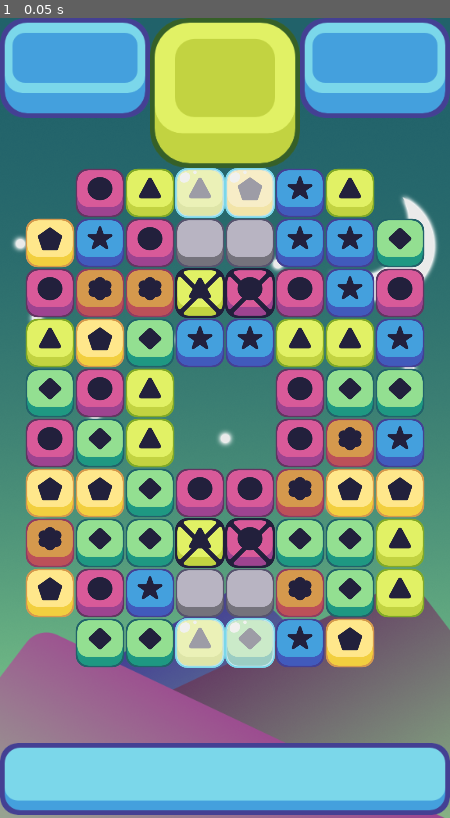
Above: before the commit, frame 1.
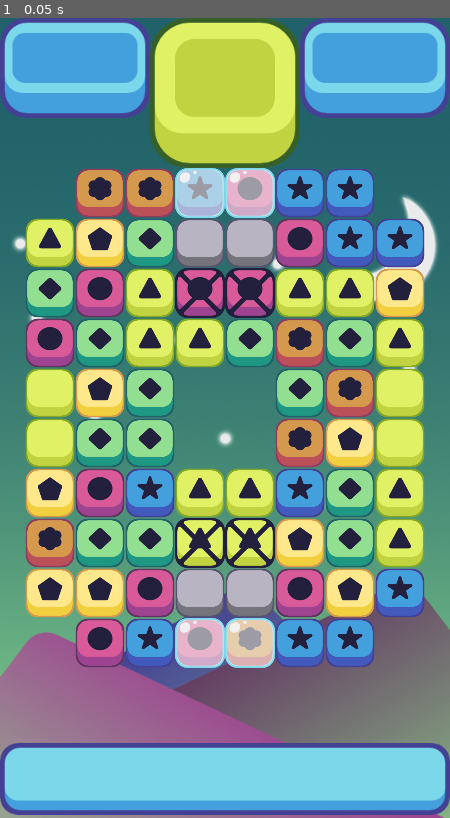
Above: after the commit, the same moment.

Repository: Akr1/match3
Game: Godot game, scene res://scenes/game_window.tscn
Same seed, same stepped clock (60 frames per second), same inputs: the game is played once before the commit and once after it.
Inputs:
- Up to frame 1 (0.05 s): no input

The runs differ from the first frame. In frame 1, 29% of the frame differs, in the area x 5-95%, y 18-82%.

Commit message:
Started slime piece implementation

Diff:
--- a/scenes/game_window.tscn
+++ b/scenes/game_window.tscn
@@ -7,6 +7,7 @@
 [ext_resource path="res://scripts/ice_holder.gd" type="Script" id=5]
 [ext_resource path="res://scripts/lock_holder.gd" type="Script" id=6]
 [ext_resource path="res://scripts/concrete_holder.gd" type="Script" id=7]
+[ext_resource path="res://scripts/slime_holder.gd" type="Script" id=8]
 
 [node name="game_window" type="Node2D"]
 
@@ -47,6 +48,7 @@
 ice_spaces = PoolVector2Array( 3, 0, 4, 0, 3, 9, 4, 9 )
 lock_spaces = PoolVector2Array( 3, 2, 4, 2, 3, 7, 4, 7 )
 concrete_spaces = PoolVector2Array( 3, 1, 4, 1, 3, 8, 4, 8 )
+slime_spaces = PoolVector2Array( 0, 4, 0, 5, 7, 4, 7, 5 )
 
 [node name="concrete_holder" type="Node2D" parent="."]
 script = ExtResource( 7 )
@@ -56,6 +58,9 @@
 
 [node name="lock_holder" type="Node2D" parent="."]
 script = ExtResource( 6 )
+
+[node name="slime_holder" type="Node2D" parent="."]
+script = ExtResource( 8 )
 
 [node name="destroy_timer" type="Timer" parent="."]
 wait_time = 0.5
@@ -71,11 +76,14 @@
 [connection signal="damage_concrete" from="grid" to="concrete_holder" method="_on_grid_damage_concrete"]
 [connection signal="damage_ice" from="grid" to="ice_holder" method="_on_grid_damage_ice"]
 [connection signal="damage_lock" from="grid" to="lock_holder" method="_on_grid_damage_lock"]
+[connection signal="damage_slime" from="grid" to="slime_holder" method="_on_grid_damage_slime"]
 [connection signal="make_concrete" from="grid" to="concrete_holder" method="_on_grid_make_concrete"]
 [connection signal="make_ice" from="grid" to="ice_holder" method="_on_grid_make_ice"]
 [connection signal="make_lock" from="grid" to="lock_holder" method="_on_grid_make_lock"]
+[connection signal="make_slime" from="grid" to="slime_holder" method="_on_grid_make_slime"]
 [connection signal="remove_concrete" from="concrete_holder" to="grid" method="_on_concrete_holder_remove_concrete"]
 [connection signal="remove_lock" from="lock_holder" to="grid" method="_on_lock_holder_remove_lock"]
+[connection signal="remove_slime" from="slime_holder" to="grid" method="_on_slime_holder_remove_slime"]
 [connection signal="timeout" from="destroy_timer" to="grid" method="_on_destroy_timer_timeout"]
 [connection signal="timeout" from="collapse_timer" to="grid" method="_on_collapse_timer_timeout"]
 [connection signal="timeout" from="refill_timer" to="grid" method="_on_refill_timer_timeout"]
--- /dev/null
+++ b/scenes/slime.tscn
@@ -0,0 +1,9 @@
+[gd_scene load_steps=3 format=2]
+
+[ext_resource path="res://scenes/concrete.tscn" type="PackedScene" id=1]
+[ext_resource path="res://art/obstacle/Slime.png" type="Texture" id=2]
+
+[node name="slime" instance=ExtResource( 1 )]
+
+[node name="Sprite" parent="." index="0"]
+texture = ExtResource( 2 )
--- a/scripts/grid.gd
+++ b/scripts/grid.gd
@@ -10,7 +10,7 @@
 export (int) var x_start;
 export (int) var y_start;
 export (int) var offset;
-#how much above everything i want the piece to start
+#how much above everything we want the piece to start
 export (int) var y_offset;
 
 #Obstacle variables
@@ -18,6 +18,7 @@
 export (PoolVector2Array) var ice_spaces
 export (PoolVector2Array) var lock_spaces
 export (PoolVector2Array) var concrete_spaces
+export (PoolVector2Array) var slime_spaces
 
 # Obstacle signals
 signal damage_ice
@@ -26,6 +27,8 @@
 signal damage_lock
 signal make_concrete
 signal damage_concrete
+signal make_slime
+signal damage_slime
 
 var possible_pieces = [
 preload("res://scenes/yellow_piece.tscn"),
@@ -61,12 +64,15 @@
 	spawn_ice()
 	spawn_locks()
 	spawn_concrete()
+	spawn_slime()
 
 func restricted_fill(place):
 	#Check the empty spaces
 	if is_in_array(empty_spaces, place):
 		return true
 	if is_in_array(concrete_spaces, place):
+		return true
+	if is_in_array(slime_spaces, place):
 		return true
 	return false
 
@@ -127,6 +133,10 @@
 func spawn_concrete():
 	for i in concrete_spaces.size():
 		emit_signal("make_concrete", concrete_spaces[i])
+
+func spawn_slime():
+	for i in slime_spaces.size():
+		emit_signal("make_slime", slime_spaces[i])
 
 #Check to see what the column and row are and based on that check left, down or
 #both for matches
@@ -283,10 +293,26 @@
 	if row > 0:
 		emit_signal("damage_concrete", Vector2(column,row-1))
 
+func check_slime(column, row):
+	#Check right
+	if column < width - 1:
+		emit_signal("damage_slime", Vector2(column+1,row))
+	#Check left
+	if column > 0:
+		emit_signal("damage_slime", Vector2(column-1,row))
+	#Check up
+	if row < height - 1:
+		emit_signal("damage_slime", Vector2(column,row+1))
+	#Check down
+	if row > 0:
+		emit_signal("damage_slime", Vector2(column,row-1))
+
 func damage_special(column, row):
 	emit_signal("damage_ice", Vector2(column,row))
 	emit_signal("damage_lock", Vector2(column,row))
 	check_concrete(column, row)
+	check_slime(column, row)
+
 
 func collapse_columns():
 	for i in width:
@@ -354,3 +380,7 @@
 
 func _on_concrete_holder_remove_concrete(place):
 	concrete_spaces = remove_from_array(concrete_spaces,place)
+
+
+func _on_slime_holder_remove_slime(place):
+	slime_spaces = remove_from_array(slime_spaces,place)
--- /dev/null
+++ b/scripts/slime_holder.gd
@@ -0,0 +1,45 @@
+extends Node2D
+
+signal remove_slime
+
+var slime_pieces = []
+var width = 8
+var height = 10
+var slime = preload("res://scenes/slime.tscn")
+
+func _ready():
+	pass
+
+func make_2d_array():
+	var array = [];
+	#This is a for loop that means from 0 to width-1
+	for i in width:
+		array.append([]);
+		for j in height:
+			array[i].append(null);
+	return array;
+
+
+# Called every frame. 'delta' is the elapsed time since the previous frame.
+#func _process(delta):
+#	pass
+
+
+func _on_grid_make_slime(board_position):
+	if slime_pieces.size() == 0:
+		slime_pieces = make_2d_array()
+	var current = slime.instance()
+	add_child(current)
+	current.position = Vector2(board_position.x * 64 + 64, -board_position.y * 64 + 800)
+	slime_pieces[board_position.x][board_position.y] = current
+
+
+
+func _on_grid_damage_slime(board_position):
+	#Check first if the part of the array still exists
+	if slime_pieces[board_position.x][board_position.y] != null:
+		slime_pieces[board_position.x][board_position.y].take_damage(1)
+		if slime_pieces[board_position.x][board_position.y].health <= 0:
+			slime_pieces[board_position.x][board_position.y].queue_free()
+			slime_pieces[board_position.x][board_position.y] = null
+			emit_signal("remove_slime", board_position)
Not shown: 1 places in scenes/game_window.tscn that only renumber resources
